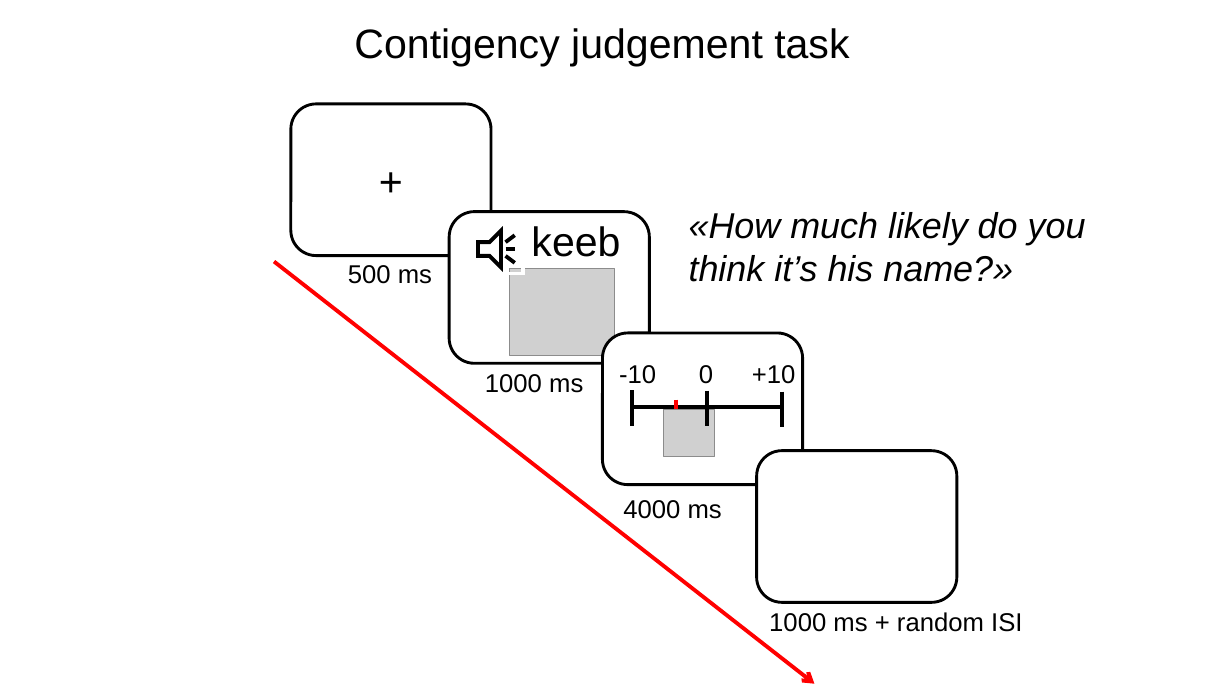
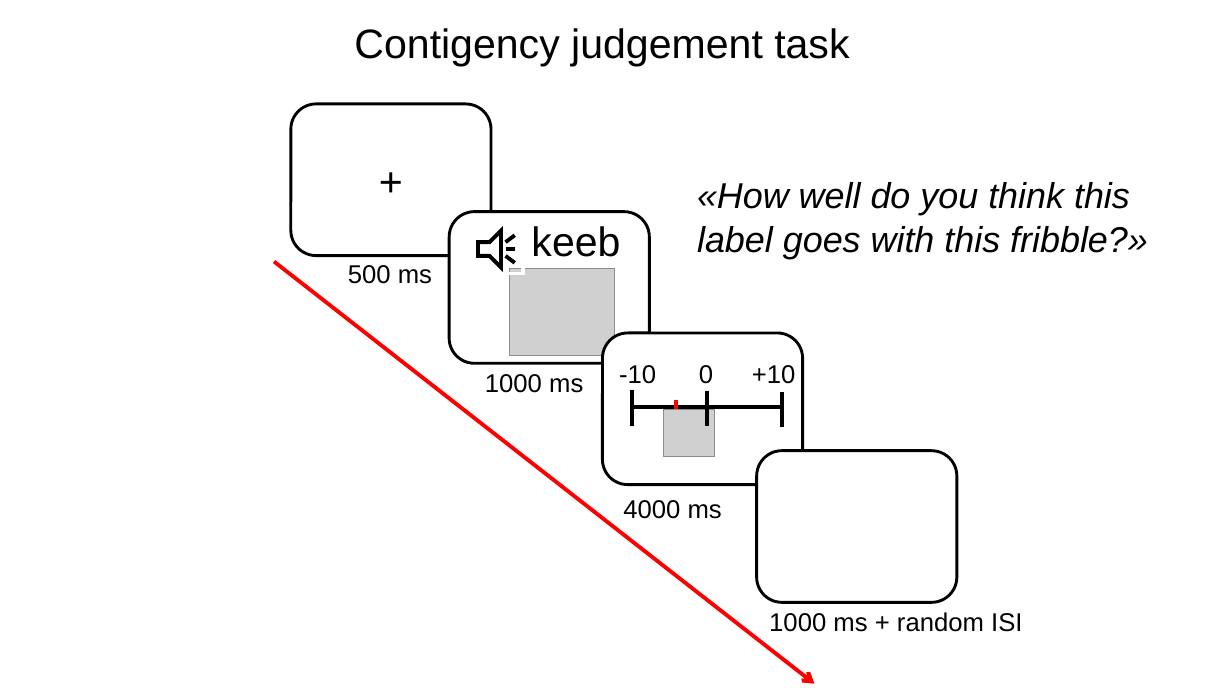
Before and after one commit to n400peanuts/leverhulmeNDL, a slide deck: slide 1 of exp1/script/testing/timelineTesting.pptx. Drawn at 1232x693 pixels with LibreOffice and Linux fonts; fonts in the diff are those of the drawing; grey boxes stand for pictures. Boxes give left, top, right and bottom in pixels: in the first picture for what was removed or moved away, otherwise in the second. Text is boxed around its words. In the diff, an @@ line names an element or a change of style, - is before the commit and + after.

```diff
--- a/exp1/script/testing/timelineTesting.pptx
+++ b/exp1/script/testing/timelineTesting.pptx
@@ text at bbox=[697, 182, 1148, 259]: text changed @@
-«How much likely do you think it’s his name?»
+«How well do you think this label goes with this fribble?»
```
Also in this commit, not shown: 2 other slides changed, 1 slide added, 5 other files.
